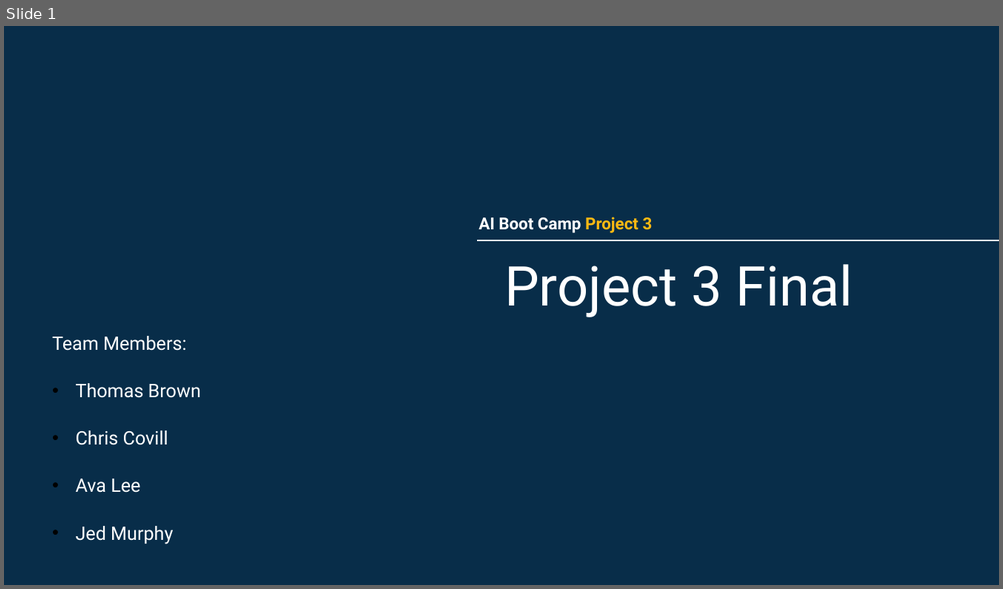
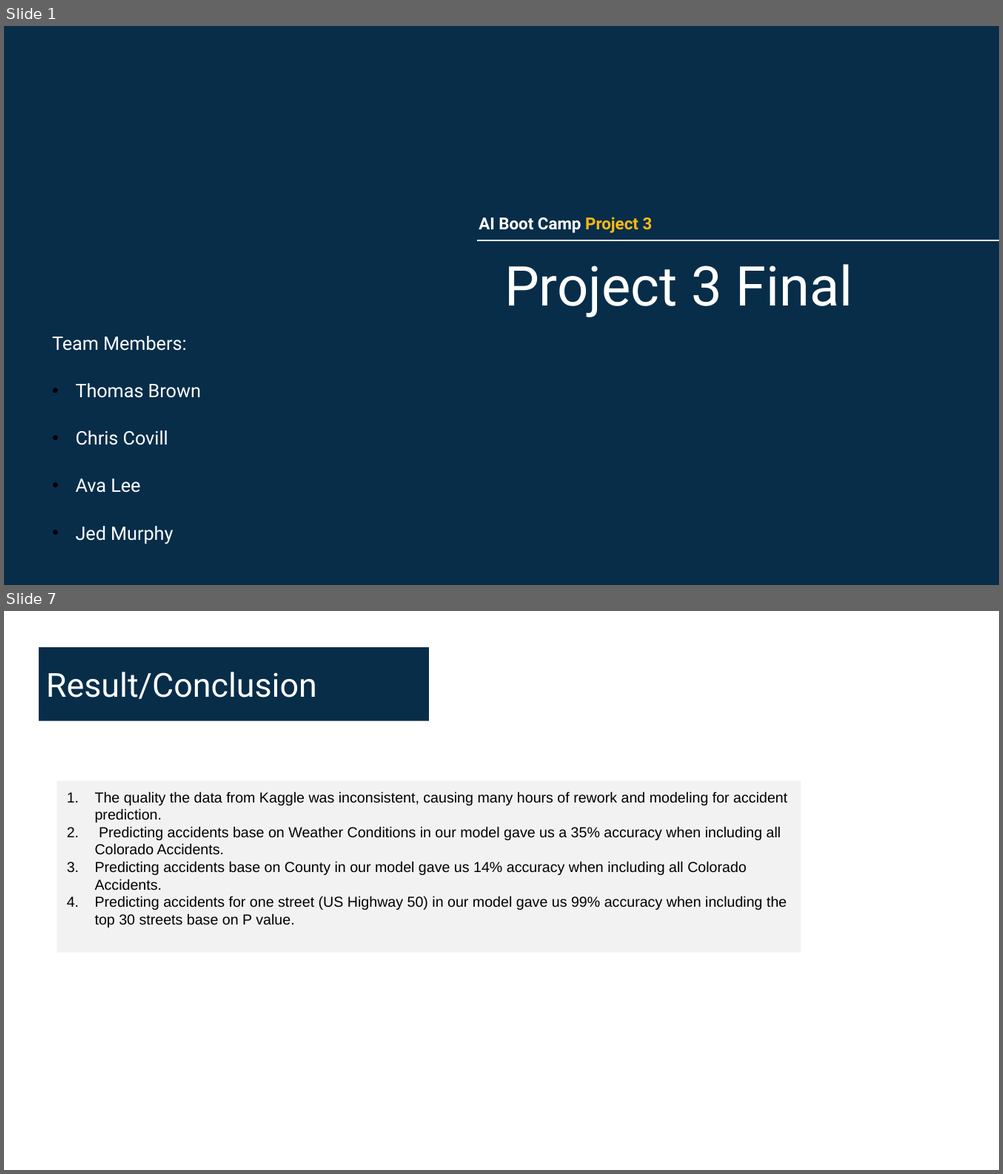
Before and after one commit to tbrown14611/Project_3_Final, a slide deck: Team_6_AI_Bootcamp_Project_3_Final.pptx. Shown one above the other, each under a label of ours: slide 1 before the commit, slides 1 and 7 after it; the slides between them are not shown. The pictures are 1003x589 and 1003x1174 pixels, drawn with LibreOffice and Linux fonts; fonts in the diff are those of the drawing. Boxes give left, top, right and bottom in pixels: in the first picture for what was removed or moved away, otherwise in the second. Text is boxed around its words. In the diff, an @@ line names an element or a change of style, - is before the commit and + after.

```diff
--- a/Team_6_AI_Bootcamp_Project_3_Final.pptx
+++ b/Team_6_AI_Bootcamp_Project_3_Final.pptx
@@ slide 7 added at (4, 611, 999, 1170), background #FFFFFF @@
@@ rectangle added at (39, 647, 430, 721), fill #082D49, 32 pt, text #FFFFFF @@
+Result/Conclusion
@@ rectangle added at (57, 781, 801, 953), fill #F2F2F2, 14 pt, text #000000 @@
+1. The quality the data from Kaggle was inconsistent, causing many hours of rework and modeling for accident prediction.
+2. Predicting accidents base on Weather Conditions in our model gave us a 35% accuracy when including all Colorado Accidents.
+3. Predicting accidents base on County in our model gave us 14% accuracy when including all Colorado Accidents.
+4. Predicting accidents for one street (US Highway 50) in our model gave us 99% accuracy when including the top 30 streets base on P value.
```
Also in this commit, not shown: 4 slides changed, 2 other slides added, 4 slides removed, 3 other files.
